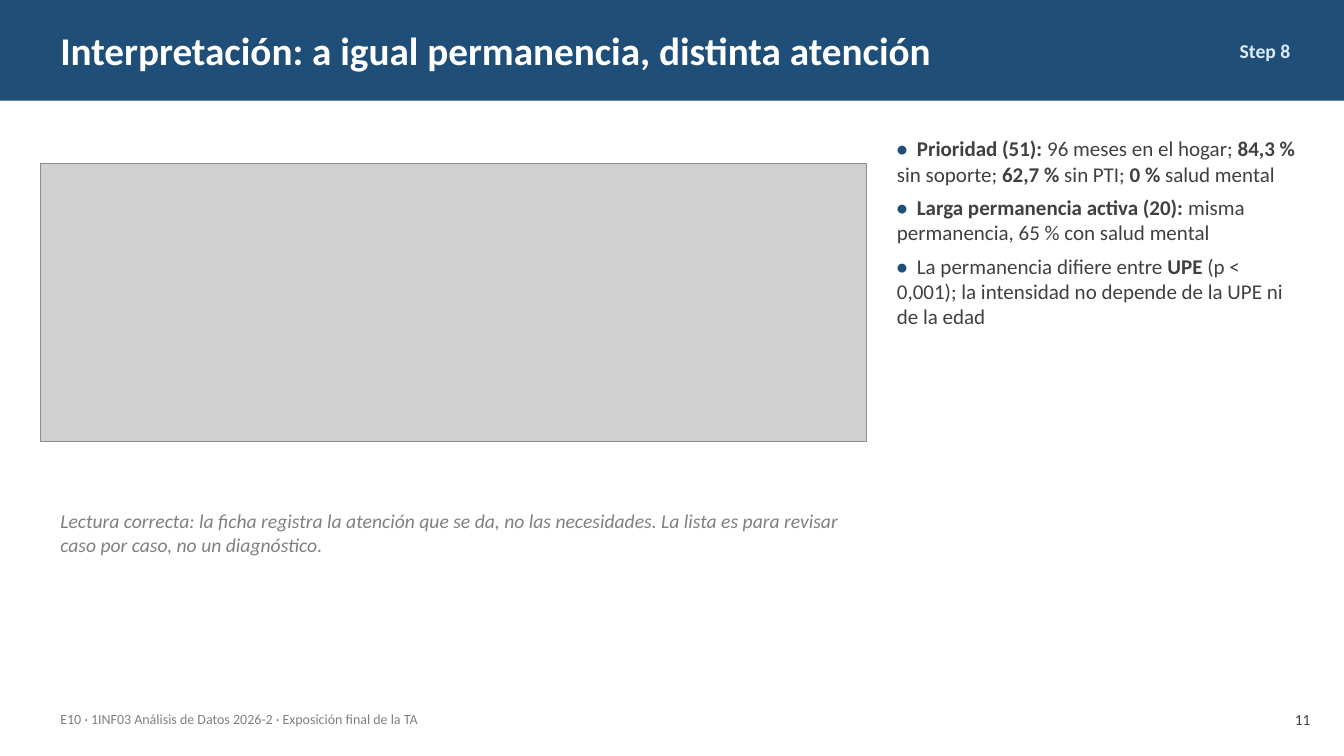
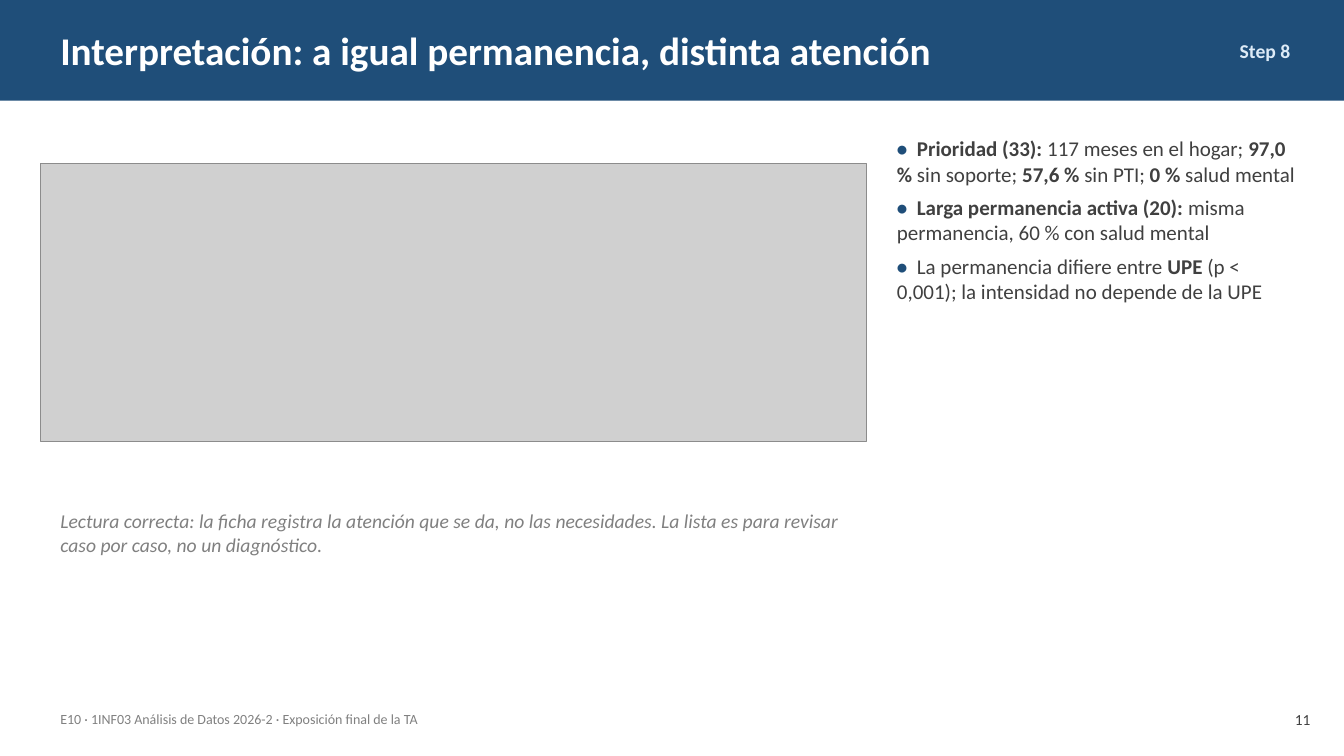
Before and after one commit to AlejandroHancco/TA_Analisis_Datos, a slide deck: slide 11 of entregables/Presentacion_Final_TA_E10.pptx. Drawn at 1344x756 pixels with LibreOffice and Linux fonts; fonts in the diff are those of the drawing; grey boxes stand for pictures. Boxes give left, top, right and bottom in pixels: in the first picture for what was removed or moved away, otherwise in the second. Text is boxed around its words. In the diff, an @@ line names an element or a change of style, - is before the commit and + after.

Commit message:
Análisis principal con NNA de 6 a 19 años
Los servicios que registra la ficha (salud mental, psicoterapia, talleres) no aplican
a los menores de 6, que aparecían como 'sin atención'. El PCA con 6-19 años mantiene
las dos dimensiones, más fuertes (44,3 %) y estables (Tucker 0,93/0,88); la lista de
prioridad queda en 33 NNA (22 estables, 5 para vigilar). Steps 4-9, presentación,
ficha técnica y README actualizados.

```diff
--- a/entregables/Presentacion_Final_TA_E10.pptx
+++ b/entregables/Presentacion_Final_TA_E10.pptx
@@ text at (897,140,1295,303): text changed @@
-• Prioridad (51): 96 meses en el hogar; 84,3 % sin soporte; 62,7 % sin PTI; 0 % salud mental
-• Larga permanencia activa (20): misma permanencia, 65 % con salud mental
-• La permanencia difiere entre UPE (p < 0,001); la intensidad no depende de la UPE ni de la edad
+• Prioridad (33): 117 meses en el hogar; 97,0 % sin soporte; 57,6 % sin PTI; 0 % salud mental
+• Larga permanencia activa (20): misma permanencia, 60 % con salud mental
+• La permanencia difiere entre UPE (p < 0,001); la intensidad no depende de la UPE
```
Also in this commit, not shown: 11 other slides changed, 33 other files.
